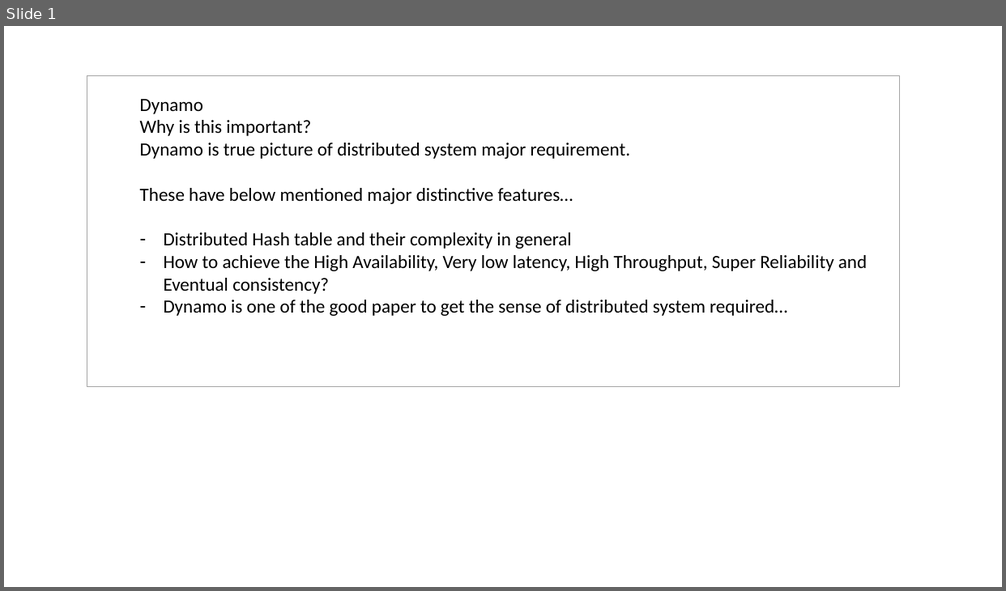
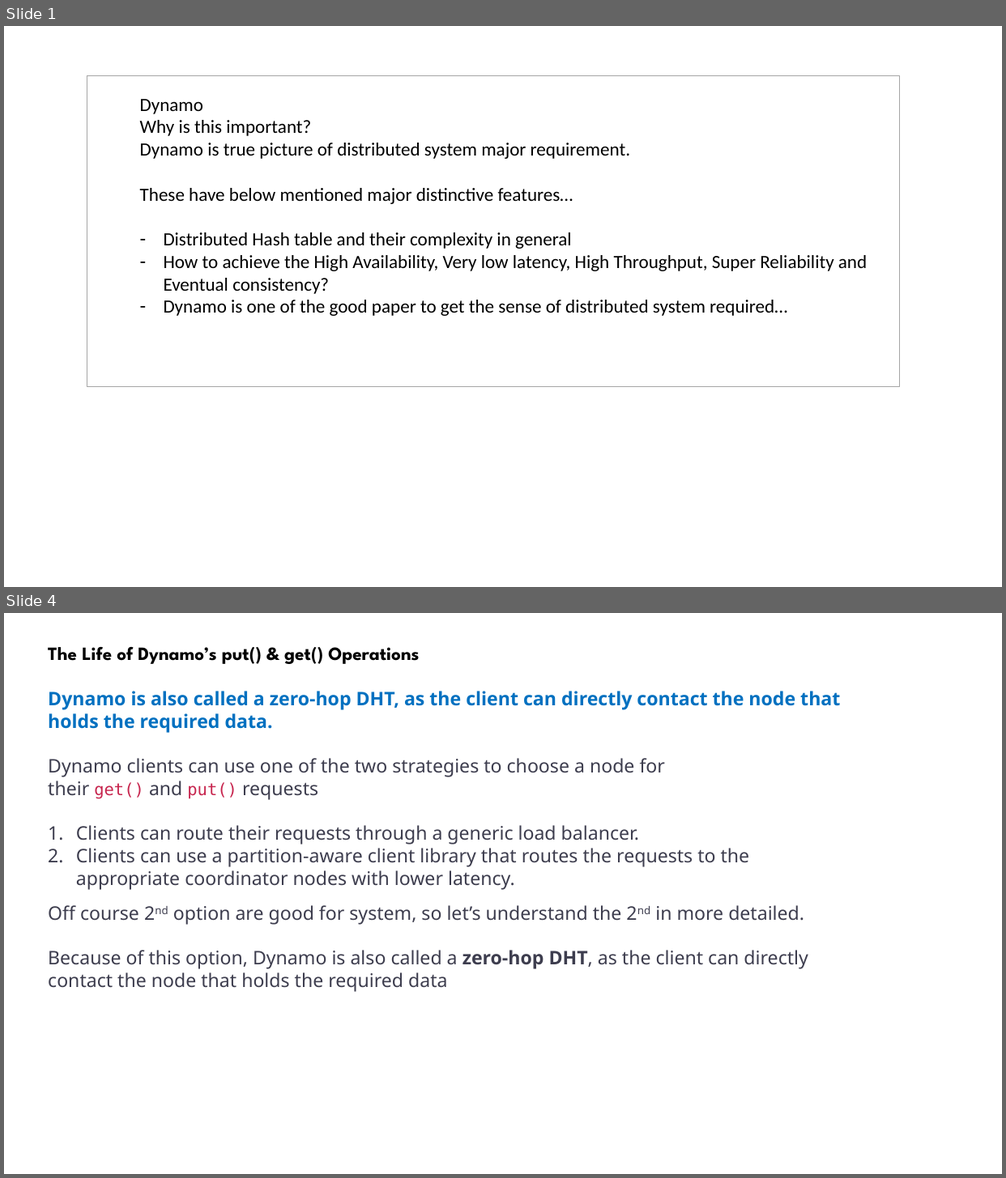
Before and after one commit to abmishra1234/Advanced-System-Design, a slide deck: Dynamo_Understanding.pptx. Shown one above the other, each under a label of ours: slide 1 before the commit, slides 1 and 4 after it; the slides between them are not shown. The pictures are 1006x591 and 1006x1178 pixels, drawn with LibreOffice and Linux fonts; fonts in the diff are those of the drawing. Boxes give left, top, right and bottom in pixels: in the first picture for what was removed or moved away, otherwise in the second. Text is boxed around its words. In the diff, an @@ line names an element or a change of style, - is before the commit and + after.

```diff
--- a/Dynamo_Understanding.pptx
+++ b/Dynamo_Understanding.pptx
@@ slide 4 added at (4,613,1002,1174), background #FFFFFF @@
@@ text added at (48,647,840,992), 18 pt, text #3D3D4E @@
+The Life of Dynamo’s put() & get() Operations
+Dynamo is also called a zero-hop DHT, as the client can directly contact the node that holds the required data.
+Dynamo clients can use one of the two strategies to choose a node for their get() and put() requests
+1. Clients can route their requests through a generic load balancer.
+2. Clients can use a partition-aware client library that routes the requests to the appropriate coordinator nodes with lower latency.
+Off course 2nd option are good for system, so let’s understand the 2nd in more detailed.
+Because of this option, Dynamo is also called a zero-hop DHT, as the client can directly contact the node that holds the required data
```
Also in this commit, not shown: 5 other slides added, 1 slide removed.
